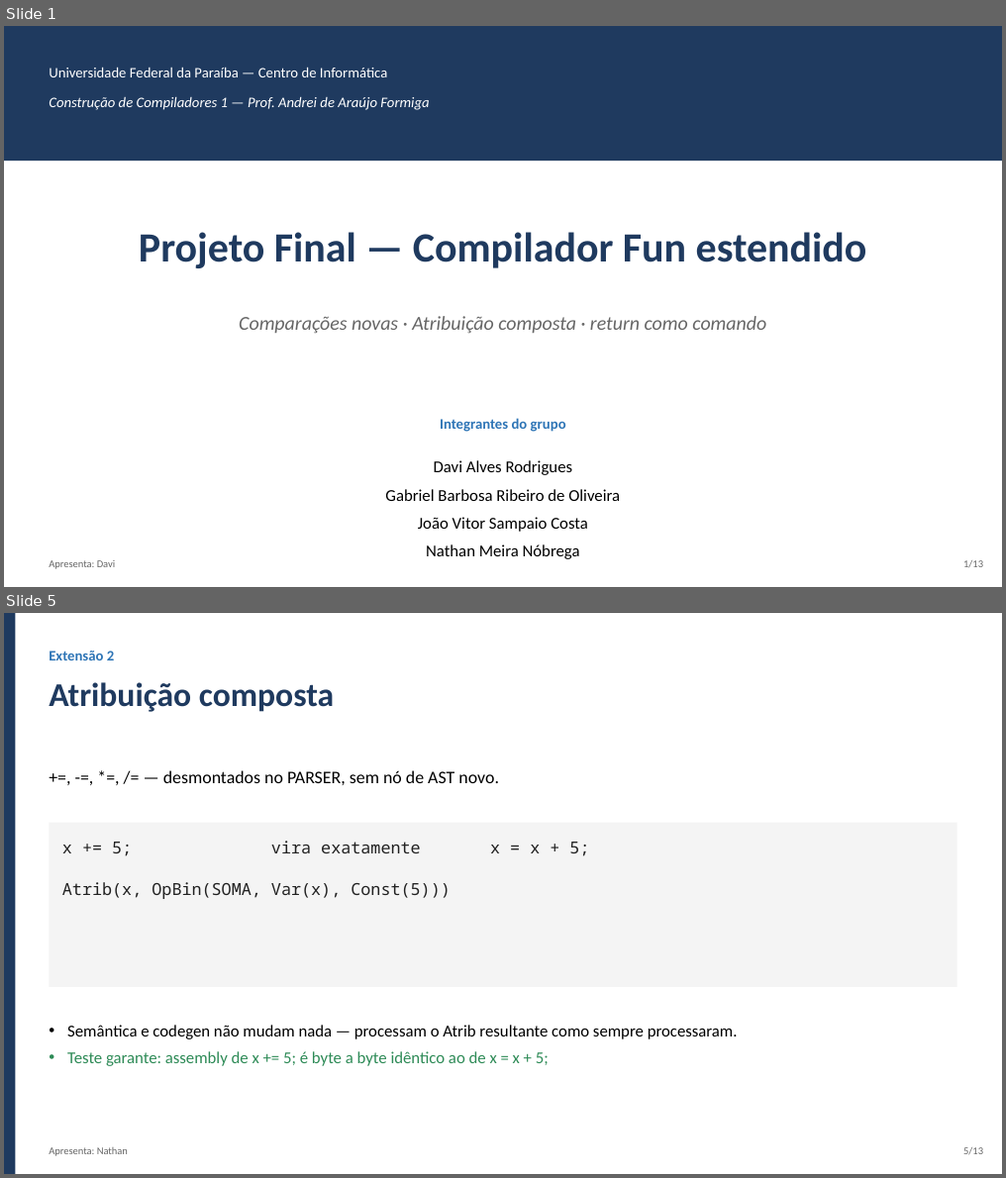
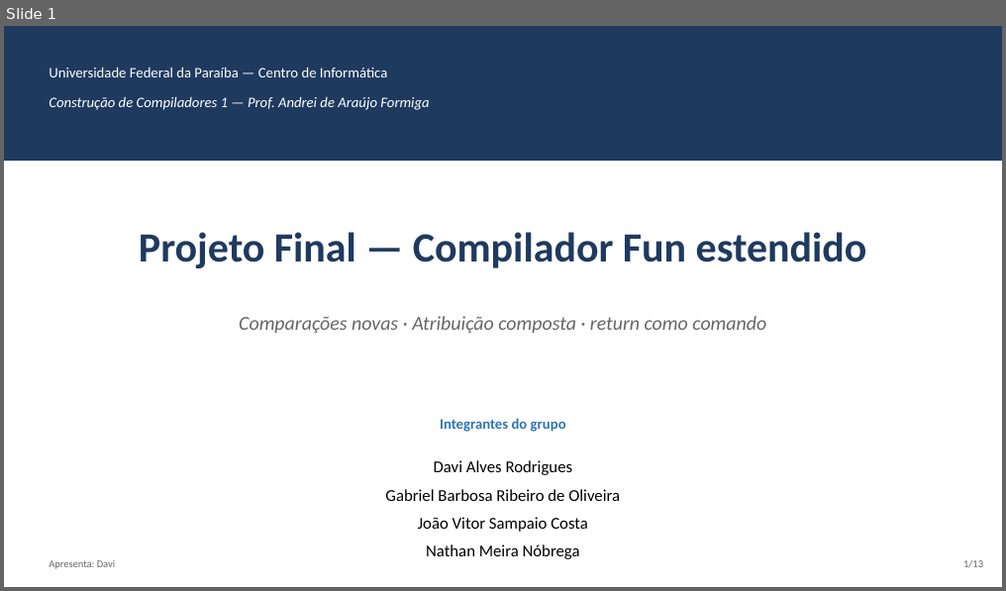
Before and after one commit to gabrielbribeiroo/CompilerConstruction_UFPB, a slide deck: apresentacao-projeto-final/apresentacao.pptx. Shown one above the other, each under a label of ours: slides 1 and 5 before the commit, slide 1 after it; the slides between them are not shown. The pictures are 1006x1178 and 1006x591 pixels, drawn with LibreOffice and Linux fonts; fonts in the diff are those of the drawing. Boxes give left, top, right and bottom in pixels: in the first picture for what was removed or moved away, otherwise in the second. Text is boxed around its words. In the diff, an @@ line names an element or a change of style, - is before the commit and + after.

```diff
--- a/apresentacao-projeto-final/apresentacao.pptx
+++ b/apresentacao-projeto-final/apresentacao.pptx
@@ slide 5 removed at box(4, 613, 1002, 1174), background #FFFFFF @@
@@ rectangle removed at box(4, 613, 15, 1174) @@
@@ text removed at box(49, 651, 114, 661) @@
-Extensão 2
@@ text removed at box(49, 682, 334, 712) @@
-Atribuição composta
@@ text removed at box(163, 770, 499, 785) @@
-+=, -=, *=, /= — desmontados no PARSER, sem nó de AST novo.
@@ rectangle removed at box(49, 823, 957, 987) @@
@@ text removed at box(62, 841, 589, 899) @@
-x += 5; vira exatamente x = x + 5;
-Atrib(x, OpBin(SOMA, Var(x), Const(5)))
@@ text removed at box(67, 1025, 738, 1066) @@
-• Semântica e codegen não mudam nada — processam o Atrib resultante como sempre processaram.
-• Teste garante: assembly de x += 5; é byte a byte idêntico ao de x = x + 5;
@@ text removed at box(49, 1148, 128, 1157) @@
-Apresenta: Nathan
@@ text removed at box(963, 1148, 983, 1156) @@
-5/13
```
Also in this commit, not shown: 6 slides changed, 5 slides added, 4 other slides removed, 2 other files.
